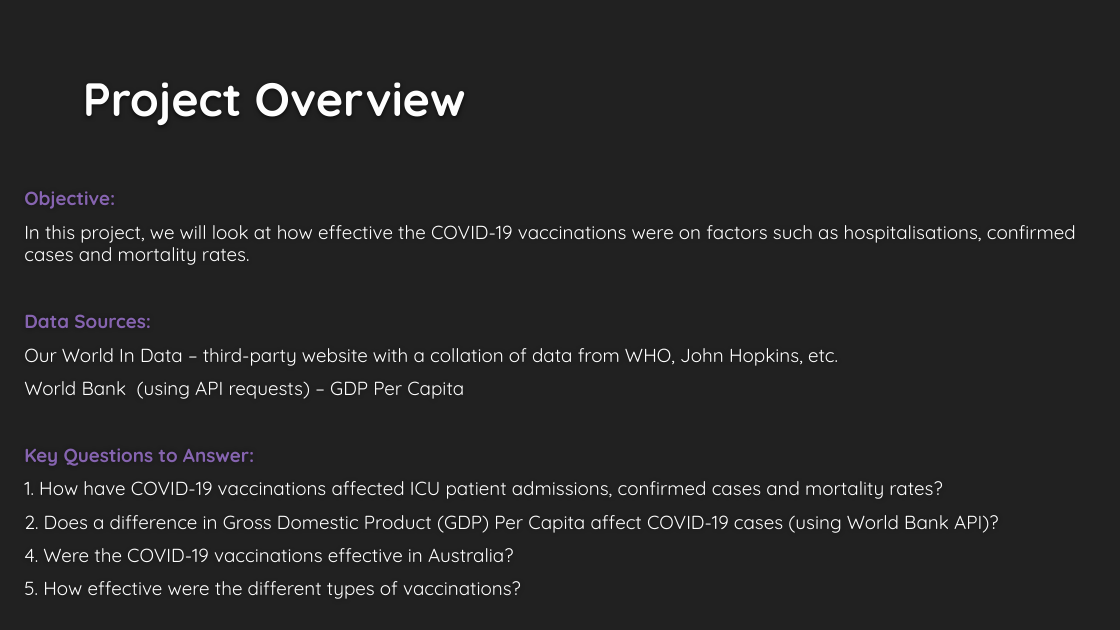
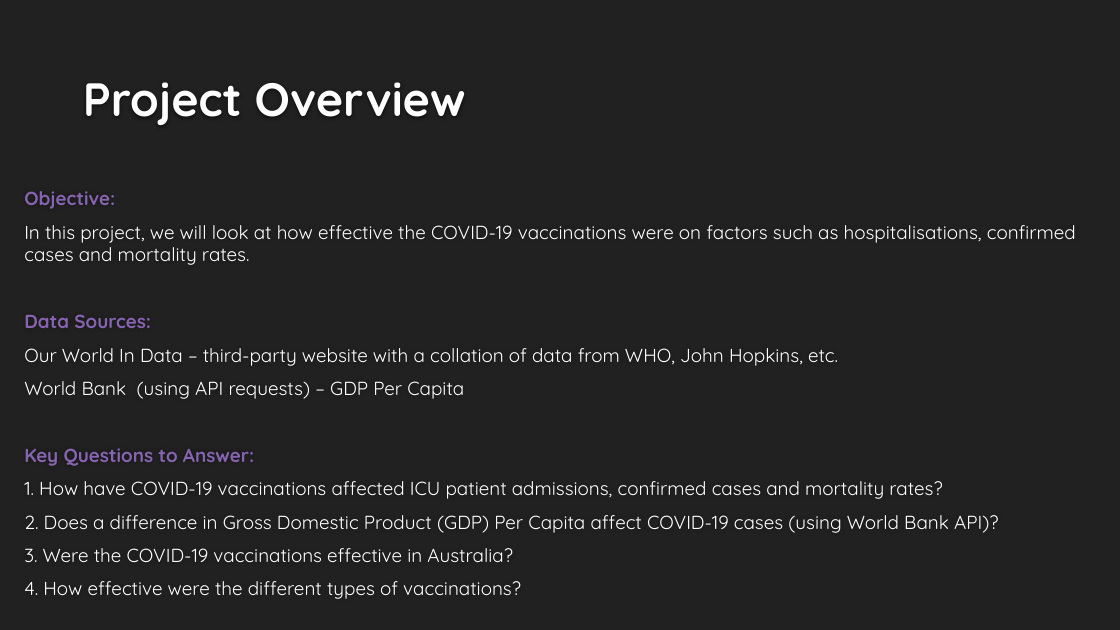
Before and after one commit to cmorrow28/project_one, a slide deck: slide 3 of Covid19_Presentation_Final.pptx. Drawn at 1120x630 pixels with LibreOffice and Linux fonts; fonts in the diff are those of the drawing; background and template pictures are left out. Boxes give left, top, right and bottom in pixels: in the first picture for what was removed or moved away, otherwise in the second. Text is boxed around its words. In the diff, an @@ line names an element or a change of style, - is before the commit and + after.

```diff
--- a/Covid19_Presentation_Final.pptx
+++ b/Covid19_Presentation_Final.pptx
@@ text at [24, 548, 521, 599]: text changed @@
-4. Were the COVID-19 vaccinations effective in Australia?
-5. How effective were the different types of vaccinations?
+3. Were the COVID-19 vaccinations effective in Australia?
+4. How effective were the different types of vaccinations?
```
Also in this commit, not shown: 1 other slide changed, 3 other files.
